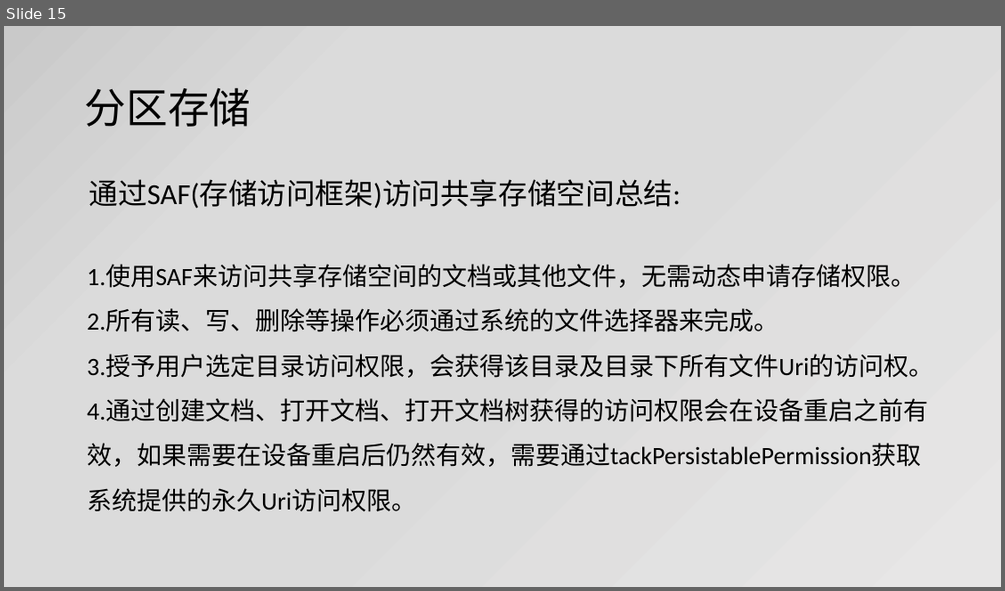
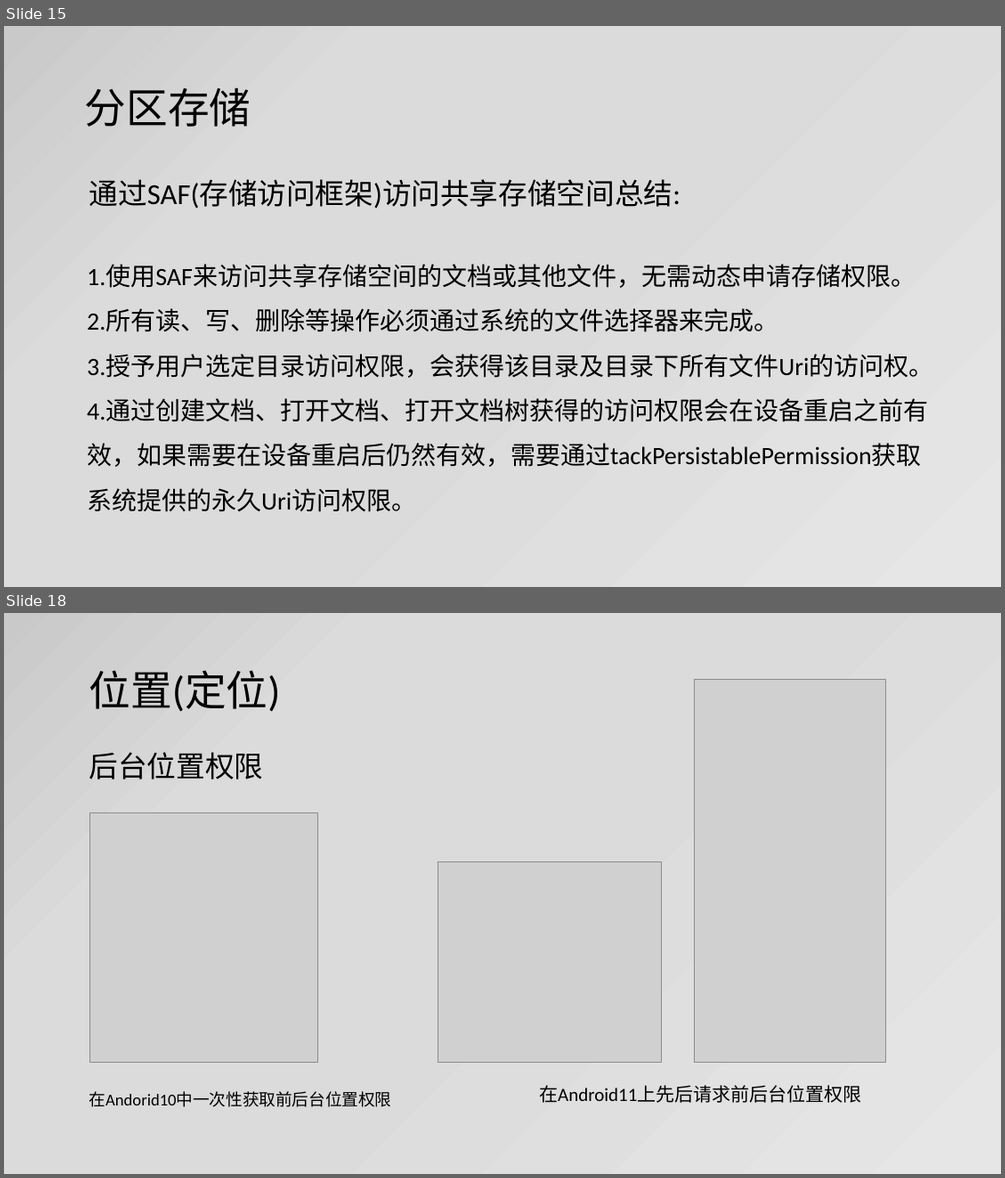
Before and after one commit to jianjunxiao/Adaptation, a slide deck: Android10、11适配.pptx. Shown one above the other, each under a label of ours: slide 15 before the commit, slides 15 and 18 after it; the slides between them are not shown. The pictures are 1005x591 and 1005x1178 pixels, drawn with LibreOffice and Linux fonts; fonts in the diff are those of the drawing; grey boxes stand for pictures. Boxes give left, top, right and bottom in pixels: in the first picture for what was removed or moved away, otherwise in the second. Text is boxed around its words. In the diff, an @@ line names an element or a change of style, - is before the commit and + after.

Commit message:
后台位置

```diff
--- a/Android10、11适配.pptx
+++ b/Android10、11适配.pptx
@@ slide 18 added at <box>4,613,1001,1174</box>, background gradient #E7E6E6 to #DBDBDB to #C9C9C9 @@
@@ title added at <box>89,670,281,712</box>, 40 pt, text #000000 @@
+位置(定位)
@@ picture added at <box>695,680,886,1062</box> @@
@@ text added at <box>89,752,264,779</box>, 28 pt, text #000000 @@
+后台位置权限
@@ picture added at <box>90,813,318,1062</box> @@
@@ picture added at <box>437,862,662,1062</box> @@
@@ text added at <box>89,1091,392,1107</box>, 16 pt, text #000000 @@
+在Andorid10中一次性获取前后台位置权限
@@ text added at <box>539,1085,861,1103</box>, 18 pt, text #000000 @@
+在Android11上先后请求前后台位置权限
```
Also in this commit, not shown: 3 slides changed, 8 other slides added, 12 other files.
